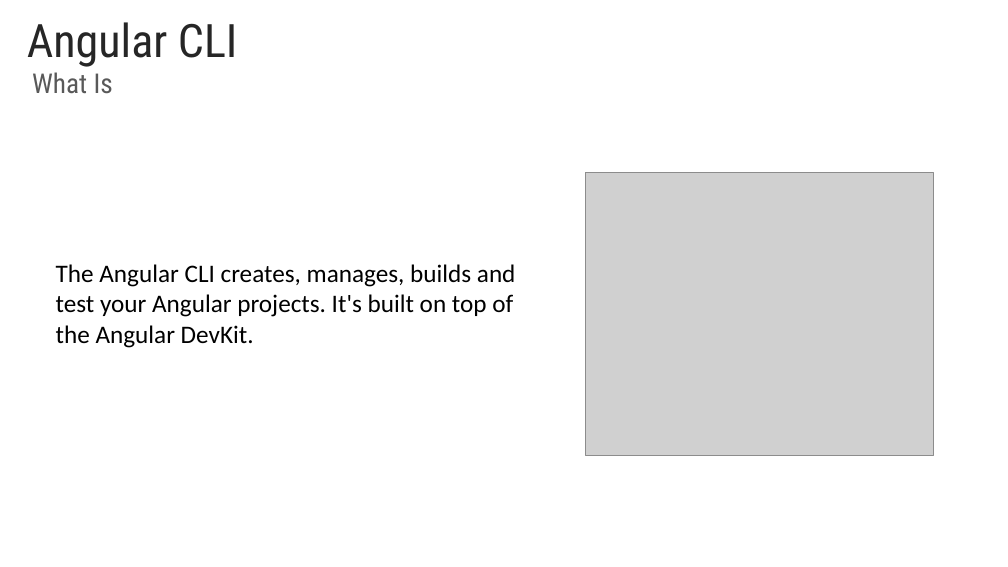
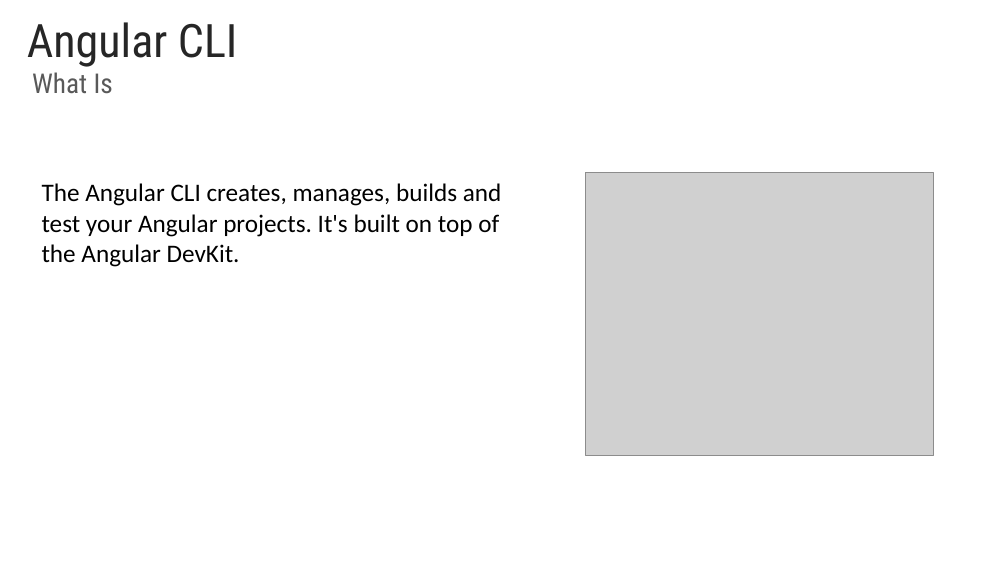
Before and after one commit to rached193/AngularWorkshop-20181116, a slide deck: slide 5 of 02_angular_cli/02_angular_cli.pptx. Drawn at 1008x567 pixels with LibreOffice and Linux fonts; fonts in the diff are those of the drawing; grey boxes stand for pictures; background and template pictures are left out. Boxes give left, top, right and bottom in pixels: in the first picture for what was removed or moved away, otherwise in the second. Text is boxed around its words. In the diff, an @@ line names an element or a change of style, - is before the commit and + after.

```diff
--- a/02_angular_cli/02_angular_cli.pptx
+++ b/02_angular_cli/02_angular_cli.pptx
@@ text "The Angular CLI creates, manages, ...": place and size @@
-text "The Angular CLI creates, manages, ..." at [56, 264, 516, 348]
+text "The Angular CLI creates, manages, ..." at [42, 183, 502, 267]
```
Also in this commit, not shown: 5 other slides changed, 12 slides added, 57 other files.
